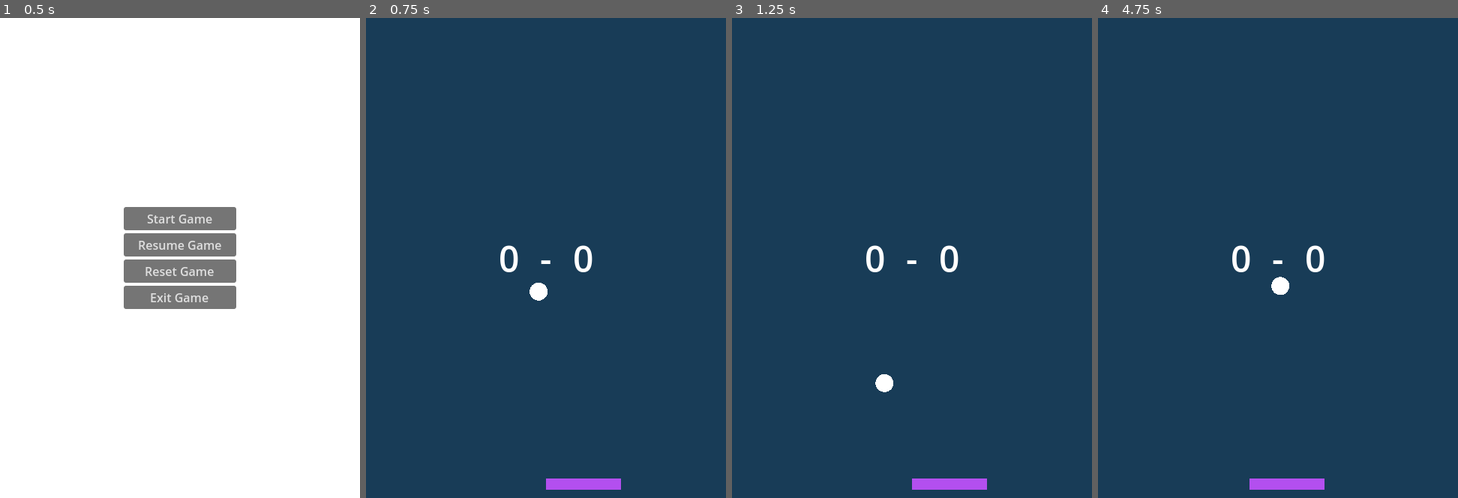
Above: before the commit, frames 1-4 (left to right).
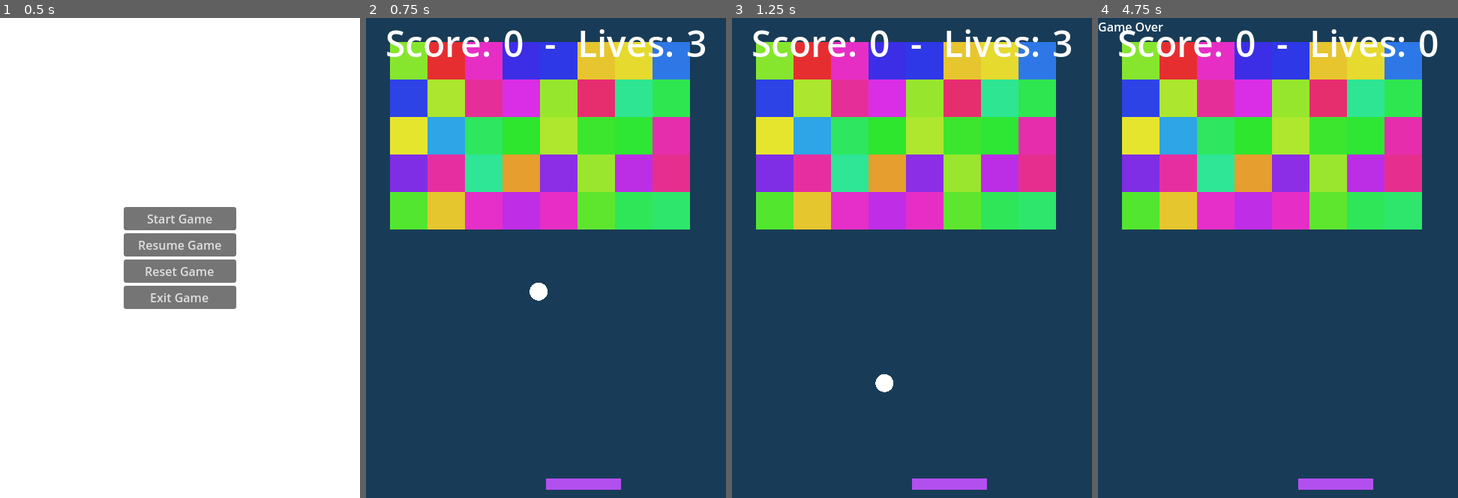
Above: after the commit, the same moments.

Repository: pozbliz/godot_breakout
Game: Godot game, scene res://main.tscn
Two runs of this game, one before a commit and one after it. Both use one fixed random seed, a clock stepped at 60 frames per second and the inputs below.
Inputs:
- Up to frame 1 (0.5 s): no input
- Up to frame 2 (0.75 s): click "Reset Game" at 0.5 s
- Up to frame 3 (1.25 s): no input
- Up to frame 4 (4.75 s): hold Right (move_right) 1.28-2.03 s; hold Left (move_left) 2.03-2.78 s; hold Right (move_right) 2.78-4.28 s; hold Left (move_left) from 4.28 s (still down)

Frame 1 is identical in both runs. In frame 2, 33% of the frame differs, in the area x 5-95%, y 2-53%; in frame 3, 33%; in frame 4, 34%, in the area x 0-95%, y 0-99%.
Error before the commit: Invalid access to property or key 'enemy_hit' on a base object of type 'Nil'. (res://main.gd:15)

Commit message:
feat: add blocks; scoring, lives

Diff:
--- a/ball.gd
+++ b/ball.gd
@@ -28,9 +28,11 @@
 		var normal = collision.get_normal()
 		direction = direction.bounce(normal).normalized()
 
-		if collision.collider and collision.collider.name == "Block":
+		if collision.get_collider() and collision.get_collider().name == "Block":
 			speed = min(speed * increase_factor, MAX_SPEED)
-			enemy_hit.emit()
+			collision.enemy_hit.emit()
+			if collision.has_method("kill_block"):
+				collision.kill_block()
 
 func _draw():
 	draw_circle(Vector2.ZERO, BALL_RADIUS, BALL_COLOR)
--- a/enemy_block.gd
+++ b/enemy_block.gd
@@ -1,12 +1,13 @@
 extends StaticBody2D
 
 
-const block_size := Vector2(64, 32)
+func _ready() -> void:
+	$ColorRect.color = Color.from_hsv(randf(), 0.8, 0.9)
 
-
-func _ready() -> void:
-	$ColorRect.size = block_size
-	$ColorRect.color = Color.from_hsv(randf(), 0.8, 0.9)
+func set_block_size(size: Vector2) -> void:
+	$ColorRect.size = size
+	$CollisionShape2D.shape.size = size
+	$CollisionShape2D.position = size / 2
 
 func _process(delta: float) -> void:
 	pass
--- a/enemy_block.tscn
+++ b/enemy_block.tscn
@@ -3,6 +3,7 @@
 [ext_resource type="Script" uid="uid://d2av4rkhibomr" path="res://enemy_block.gd" id="1_ik0qx"]
 
 [sub_resource type="RectangleShape2D" id="RectangleShape2D_tcnfh"]
+size = Vector2(40, 40)
 
 [node name="EnemyBlock" type="StaticBody2D"]
 script = ExtResource("1_ik0qx")
--- a/hud.gd
+++ b/hud.gd
@@ -1,14 +1,30 @@
 extends CanvasLayer
 
 
+@export var score_label: Label
+@export var lives_label: Label
+
+
 func _ready() -> void:
-	pass
+	$MessageTimer.timeout.connect(_on_message_timer_timeout)
 
 func _process(delta: float) -> void:
 	pass
 
+func show_message(text):
+	$Message.text = text
+	$Message.show()
+	$MessageTimer.start()
+
+func show_game_over():
+	show_message("Game Over")
+	await $MessageTimer.timeout
+
 func update_player_score(score: int):
-	$HBoxContainer/PlayerScore.text = str(score)
+	score_label.text = str(score)
 
-func update_enemy_score(score: int):
-	$HBoxContainer/EnemyScore.text = str(score)
+func update_lives(lives: int):
+	lives_label.text = str(lives)
+
+func _on_message_timer_timeout():
+	$Message.hide()
--- a/hud.tscn
+++ b/hud.tscn
@@ -2,36 +2,51 @@
 
 [ext_resource type="Script" uid="uid://d1xrykpdw0d8" path="res://hud.gd" id="1_37p78"]
 
-[node name="HUD" type="CanvasLayer"]
+[node name="HUD" type="CanvasLayer" node_paths=PackedStringArray("score_label", "lives_label")]
 script = ExtResource("1_37p78")
+score_label = NodePath("HBoxContainer/ScoreValue")
+lives_label = NodePath("HBoxContainer/LivesValue")
 
 [node name="HBoxContainer" type="HBoxContainer" parent="."]
-anchors_preset = 8
+anchors_preset = 5
 anchor_left = 0.5
-anchor_top = 0.5
 anchor_right = 0.5
-anchor_bottom = 0.5
-offset_left = -34.0
-offset_top = -20.0
-offset_right = 34.0
-offset_bottom = 20.0
+offset_left = -63.0
+offset_right = 63.0
+offset_bottom = 67.0
 grow_horizontal = 2
-grow_vertical = 2
 size_flags_horizontal = 4
 alignment = 1
 
-[node name="PlayerScore" type="Label" parent="HBoxContainer"]
+[node name="ScoreText" type="Label" parent="HBoxContainer"]
+layout_mode = 2
+theme_override_font_sizes/font_size = 48
+text = "Score: "
+
+[node name="ScoreValue" type="Label" parent="HBoxContainer"]
 layout_mode = 2
 theme_override_font_sizes/font_size = 48
 text = "0"
 horizontal_alignment = 1
 
-[node name="SeparatorLabel" type="Label" parent="HBoxContainer"]
+[node name="SeparatorText" type="Label" parent="HBoxContainer"]
 layout_mode = 2
 theme_override_font_sizes/font_size = 48
 text = "  -  "
 
-[node name="EnemyScore" type="Label" parent="HBoxContainer"]
+[node name="LivesText" type="Label" parent="HBoxContainer"]
 layout_mode = 2
 theme_override_font_sizes/font_size = 48
-text = "0"
+text = "Lives: "
+
+[node name="LivesValue" type="Label" parent="HBoxContainer"]
+layout_mode = 2
+theme_override_font_sizes/font_size = 48
+text = "3"
+
+[node name="Message" type="Label" parent="."]
+offset_right = 40.0
+offset_bottom = 23.0
+
+[node name="MessageTimer" type="Timer" parent="."]
+wait_time = 2.0
--- a/main.gd
+++ b/main.gd
@@ -1,22 +1,36 @@
 extends Node
 
 @export var ball_scene: PackedScene
-@export var enemy_blocks : StaticBody2D
+@export var block_scene: PackedScene
 var player_score := 0
+var player_life := 3
 var scoring = false
 
 
 func _ready() -> void:
 	$PlayerGoal.body_entered.connect(_on_player_goal_body_entered)
+	$Ball.enemy_hit.connect(_on_block_enemy_hit)
 	$MainMenu/VBoxContainer/StartGameButton.pressed.connect(_on_start_game_button_pressed)
 	$MainMenu/VBoxContainer/ExitGameButton.pressed.connect(_on_exit_game_button_pressed)
 	$MainMenu/VBoxContainer/ResetGameButton.pressed.connect(_on_reset_game_button_pressed)
 	$MainMenu/VBoxContainer/ResumeGameButton.pressed.connect(_on_resume_game_button_pressed)
-	enemy_blocks.enemy_hit.connect(_on_enemy_block_hit)
 
 	$MainMenu.process_mode = Node.PROCESS_MODE_ALWAYS
 
 	$HUD.hide()
+
+func spawn_blocks():
+	var rows: int = 5
+	var columns: int = 8
+	var start_position: Vector2 = Vector2(32, 32)
+	var block_size: Vector2 = Vector2(50, 50)
+
+	for row in range(rows):
+		for column in range(columns):
+			var block = block_scene.instantiate()
+			block.position = start_position + Vector2(column * block_size.x, row * block_size.y)
+			add_child(block)
+			block.set_block_size(block_size)
 
 func _input(event: InputEvent) -> void:
 	if Input.is_action_just_pressed("open_menu"):
@@ -41,9 +55,9 @@
 	$MainMenu.hide()
 	$HUD.show()
 	get_tree().paused = false
-	$HUD/HBoxContainer/PlayerScore.text = str(0)
-
+	$HUD/HBoxContainer/ScoreValue.text = str(0)
 	new_round()
+	spawn_blocks()
 
 func new_round():
 	reset_positions()
@@ -52,17 +66,22 @@
 	$PlayerBar.start($PlayerStartPosition.position)
 	$Ball.start($BallStartPosition.position)
 
-func _on_enemy_block_hit():
-	enemy_blocks.kill_block()
+func _on_player_goal_body_entered(body: Node):
+	player_life -= 1
+	$HUD.update_lives(player_life)
+	if player_life <= 0:
+		$HUD.show_game_over()
+	else:
+		new_round()
 
-func _on_player_goal_body_entered(body: Node):
+func _on_block_enemy_hit():
 	if scoring:
 		return
 
 	scoring = true
-	pass
+	player_score += 1
+	$HUD.update_player_score(player_score)
 	scoring = false
-	new_round()
 
 func _on_start_game_button_pressed():
 	new_game()
--- a/main.tscn
+++ b/main.tscn
@@ -1,7 +1,8 @@
-[gd_scene load_steps=8 format=3 uid="uid://i1xqlobw8ubl"]
+[gd_scene load_steps=9 format=3 uid="uid://i1xqlobw8ubl"]
 
 [ext_resource type="Script" uid="uid://biap6o23nd8g5" path="res://main.gd" id="1_0xm2m"]
 [ext_resource type="PackedScene" uid="uid://bxu2ganp2ytg2" path="res://player_bar.tscn" id="2_h2yge"]
+[ext_resource type="PackedScene" uid="uid://bvllbntyy3xts" path="res://enemy_block.tscn" id="3_5vw27"]
 [ext_resource type="PackedScene" uid="uid://ctskm6iqjh442" path="res://ball.tscn" id="4_1bvp3"]
 [ext_resource type="PackedScene" uid="uid://dt6j0o23v1htt" path="res://walls.tscn" id="5_lquwl"]
 [ext_resource type="PackedScene" uid="uid://x1e0kvu12ngm" path="res://player_goal.tscn" id="6_5vw27"]
@@ -11,6 +12,7 @@
 [node name="Main" type="Node"]
 script = ExtResource("1_0xm2m")
 ball_scene = ExtResource("4_1bvp3")
+block_scene = ExtResource("3_5vw27")
 
 [node name="GameBackground" type="ColorRect" parent="."]
 anchors_preset = 15
--- a/main_menu.tscn
+++ b/main_menu.tscn
@@ -1,6 +1,12 @@
-[gd_scene load_steps=2 format=3 uid="uid://dd1iu5vnyhsmf"]
+[gd_scene load_steps=4 format=3 uid="uid://dd1iu5vnyhsmf"]
 
 [sub_resource type="Theme" id="Theme_rhts7"]
+
+[sub_resource type="InputEventAction" id="InputEventAction_rhts7"]
+action = &"start_game"
+
+[sub_resource type="Shortcut" id="Shortcut_06t4h"]
+events = [SubResource("InputEventAction_rhts7")]
 
 [node name="MainMenu" type="CanvasLayer"]
 
@@ -29,6 +35,7 @@
 [node name="StartGameButton" type="Button" parent="VBoxContainer"]
 layout_mode = 2
 theme = SubResource("Theme_rhts7")
+shortcut = SubResource("Shortcut_06t4h")
 text = "Start Game"
 
 [node name="ResumeGameButton" type="Button" parent="VBoxContainer"]
--- a/project.godot
+++ b/project.godot
@@ -37,3 +37,8 @@
 "events": [Object(InputEventKey,"resource_local_to_scene":false,"resource_name":"","device":-1,"window_id":0,"alt_press …(195 unchanged characters)…
 ]
 }
+start_game={
+"deadzone": 0.2,
+"events": [Object(InputEventKey,"resource_local_to_scene":false,"resource_name":"","device":-1,"window_id":0,"alt_pressed":false,"shift_pressed":false,"ctrl_pressed":false,"meta_pressed":false,"pressed":false,"keycode":0,"physical_keycode":4194309,"key_label":0,"unicode":0,"location":0,"echo":false,"script":null)
+]
+}
